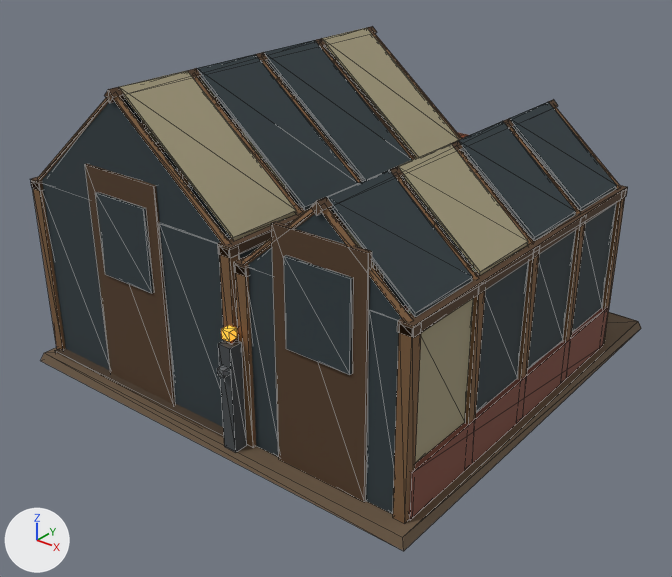
Two versions of the glTF model game/assets/generated/building/greenhouse_l2.glb, one commit apart.
Before and after are seen from a camera (50 mm lens) standing at (4.66, -6.04, 4.27) and looking at (0.08, -0.32, 0.72). The lights are fixed; the arrows at lower left show +X, +Y and +Z. The picture after the commit comes second. Mesh edges are drawn as thin lines. Where no turn or scale is listed for an object, it has been applied to the vertices. Vertices at exactly the same position are counted once.

Objects in the first picture: 'greenhouse_l2_mesh'.
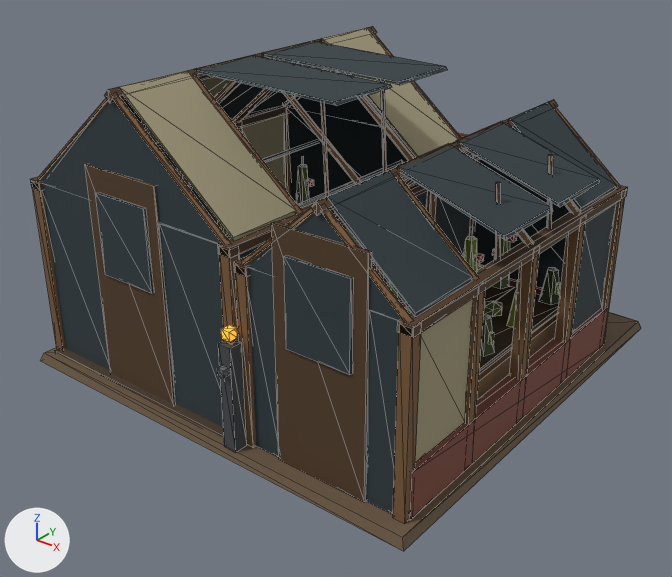
Edits to the bpy script that builds the scene:
```text
Add mat_moss_dark:
    mat_moss_dark = principled_material('moss_dark')
    mat_moss_dark.base_color = (0.0497, 0.0685, 0.0212)  # dark green #3f4a28
    mat_moss_dark.roughness = 0.85
Add mat_med_red:
    mat_med_red = principled_material('med_red')
    mat_med_red.base_color = (0.328, 0.0423, 0.0319)  # red #9b3a32
    mat_med_red.roughness = 0.85
Change me_greenhouse_l2_mesh:
    used by ob_greenhouse_l2_mesh; location = (0.0, 0.0, 0.0)
    remove me_greenhouse_l2_mesh.from_pydata(...)  # 1238 vertices, 1992 faces; spans x -2.0..2.0, y -2.03..2.0, z 0.0..2.63
    add me_greenhouse_l2_mesh.from_pydata(...)  # 1834 vertices, 2920 faces; spans x -2.0..2.02, y -2.03..2.0, z 0.0..2.63
    me_greenhouse_l2_mesh part 1: the loose piece of 8 vertices spanning x -0.82..0.32, y -1.06..-0.99, z 1.65..2.61 is copied, and the copy is turned 47.4 degrees about the y axis through its middle and scaled by 0.603, then moved by (0.47, 0.39, -0.02), in mat_wood_dark (brown #523b26); it spans x 0.18..0.27, y -0.66..-0.62, z 1.68..2.54
    me_greenhouse_l2_mesh part 2: the loose piece of 8 vertices spanning x -0.82..0.32, y 0.49..0.56, z 1.65..2.61 is copied, and the copy is turned 47.4 degrees about the y axis through its middle and scaled by 0.603, then moved by (0.47, -0.39, -0.02), in mat_wood_dark (brown #523b26); it spans x 0.18..0.27, y 0.12..0.16, z 1.68..2.54
    me_greenhouse_l2_mesh part 3: a new loose piece, a 5-sided cut cone along z (radius 0.09 at the low end, 0.05 at the high end) spanning x 0.93..1.11, y -0.9..-0.74, z 0.58..1.23, in mat_crop (green #7d8a3c)
    me_greenhouse_l2_mesh part 4: a new loose piece, a 5-sided cut cone along z (radius 0.09 at the low end, 0.05 at the high end) spanning x 0.93..1.11, y 0.25..0.41, z 0.58..1.23, in mat_crop (green #7d8a3c)
    me_greenhouse_l2_mesh part 5: a new loose piece, a box spanning x 1.575..1.605, y -0.265..-0.235, z 0.67..0.77, in mat_crop (green #7d8a3c)
    me_greenhouse_l2_mesh part 6: a new loose piece, a 5-sided cut cone along z (radius 0.1 at the low end, 0.05 at the high end) spanning x 1.42..1.62, y 0.24..0.42, z 0.58..0.88, in mat_crop (green #7d8a3c)
    me_greenhouse_l2_mesh part 7: 13 loose pieces with 122 vertices, spanning x -1.61..1.87, y -1.34..0.87, z 0.48..1.62, are deleted
    me_greenhouse_l2_mesh part 8: 126 vertices removed from x -1.61..1.85, y -0.98..0.87, z 0.58..1.73; 522 vertices added at x -1.66..2.02, y -1.48..1.0, z 0.58..2.62
    other edits to the shape of me_greenhouse_l2_mesh do not show in these pictures
    add me_greenhouse_l2_mesh.materials.append(mat_med_red)  # red #9b3a32
    add me_greenhouse_l2_mesh.materials.append(mat_moss_dark)  # dark green #3f4a28
```

Changed parts and their boxes [x1, y1, x2, y2] in the pictures (672 x 577 px):
part 1 of me_greenhouse_l2_mesh, added
    after: [321, 102, 329, 197]
part 2 of me_greenhouse_l2_mesh, added
    after: [381, 81, 387, 172]
part 3 of me_greenhouse_l2_mesh, added
    after: [386, 282, 398, 299]
part 4 of me_greenhouse_l2_mesh, added
    after: [463, 237, 477, 272]
part 5 of me_greenhouse_l2_mesh, added
    after: [489, 332, 494, 345]
part 6 of me_greenhouse_l2_mesh, added
    after: [507, 290, 517, 328]
part 7 of me_greenhouse_l2_mesh, deleted
    before: [471, 230, 576, 412]
part 8 of me_greenhouse_l2_mesh, reshaped
    before: [197, 40, 576, 314]
    after: [198, 41, 600, 357]
